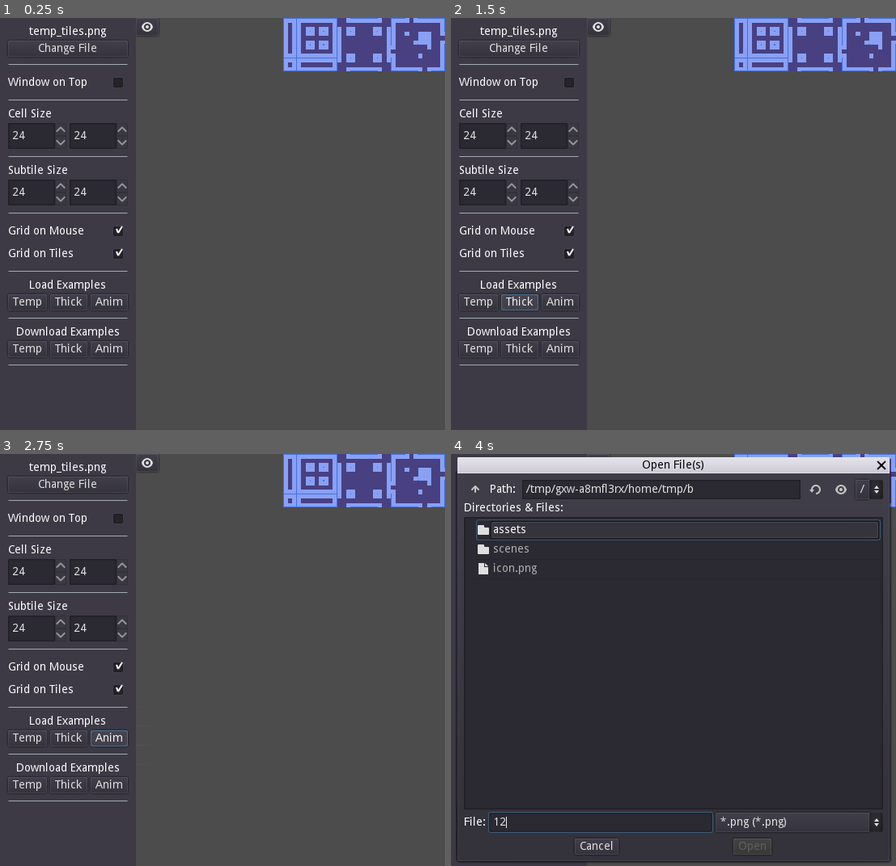
Above: before the commit, frames 1-4 (two rows, left to right).
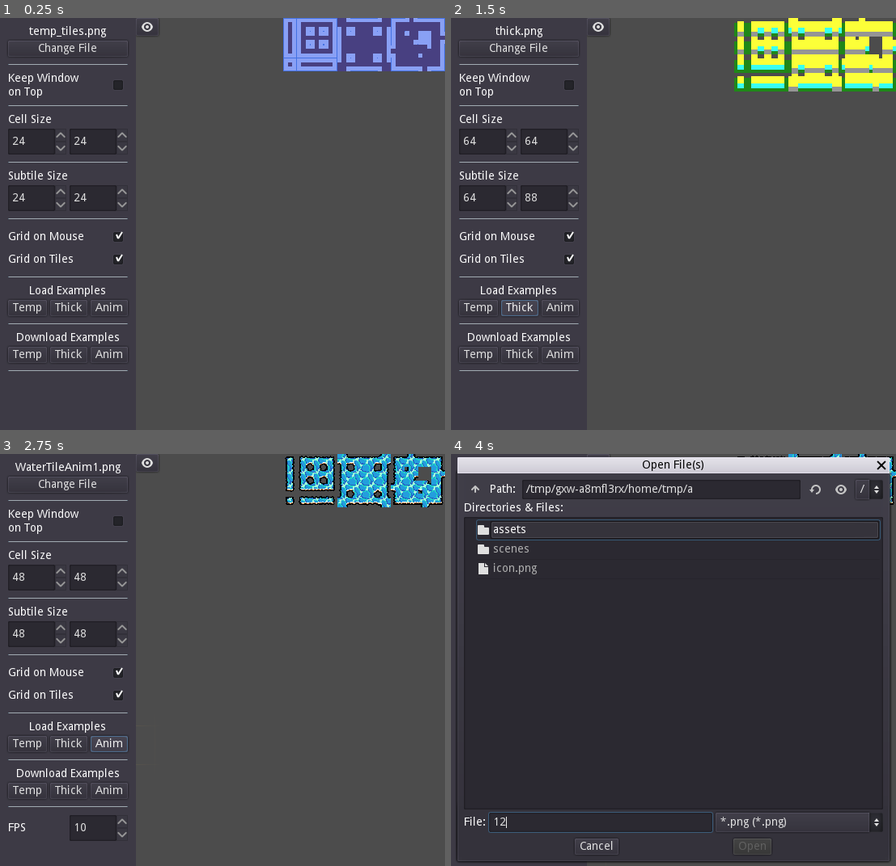
Above: after the commit, the same moments.

Repository: SuddenlyNothing/autotile-tester
Game: Godot game, scene res://scenes/Main.tscn
Same seed, same stepped clock (60 frames per second), same inputs: the game is played once before the commit and once after it.
Inputs (mouse positions are in pixels of both pictures, inside the frame that each line leads up to):
- Up to frame 1 (0.25 s): no input
- Up to frame 2 (1.5 s): click "Temp" at 0.5 s; click "Thick" at 1.25 s
- Up to frame 3 (2.75 s): click "Anim" at 2 s
- Up to frame 4 (4 s): click "Change File" at 2.75 s; click (602, 820) at 3.52 s; type "12" at 3.6 s

The runs differ from the first frame. In frame 1, 3.8% of the frame differs, in the area x 1-100%, y 0-86%; in frame 2, 10%; in frame 3, 8.9%; in frame 4, 0.5%.

Commit message:
Add presets

Diff:
--- a/project.godot
+++ b/project.godot
@@ -54,4 +54,5 @@
 
 [rendering]
 
+2d/snapping/use_gpu_pixel_snap=true
 environment/default_environment="res://default_env.tres"
--- a/scenes/AutotileTester.gd
+++ b/scenes/AutotileTester.gd
@@ -254,3 +254,4 @@
 
 func _on_Controls_subtile_size_changed(subtile_size: Vector2) -> void:
 	tile_set.autotile_set_size(0, subtile_size)
+	update_bitmask_region()
--- a/scenes/Controls.gd
+++ b/scenes/Controls.gd
@@ -17,6 +17,10 @@
 var modified_time := -1
 var curr_fps := 10
 
+export(String, FILE, "*.png") var temp
+export(String, FILE, "*.png") var thick
+export(Array, String, FILE, "*.png") var anim
+
 export var cell_size := Vector2(24, 24)
 export var subtile_size := Vector2(24, 24)
 
@@ -27,6 +31,10 @@
 onready var fps: HBoxContainer = $"%FPS"
 onready var controls: MarginContainer = $"%Controls"
 onready var toggle_visibility: Button = $"%ToggleVisibility"
+onready var cell_size_x: HBoxContainer = $"%CellSizeX"
+onready var cell_size_y: HBoxContainer = $"%CellSizeY"
+onready var subtile_size_x: HBoxContainer = $"%SubtileSizeX"
+onready var subtile_size_y: HBoxContainer = $"%SubtileSizeY"
 
 
 func _ready() -> void:
@@ -155,21 +163,45 @@
 	curr_fps = number
 
 
-func _on_Temp_pressed() -> void:
-	pass # Replace with function body.
-
-
-func _on_Thick_pressed() -> void:
-	pass # Replace with function body.
-
-
-func _on_Anim_pressed() -> void:
-	pass # Replace with function body.
-
-
 func _on_ToggleVisibility_pressed() -> void:
 	controls.visible = not controls.visible
 	if controls.visible:
 		toggle_visibility.icon = Visible
 	else:
 		toggle_visibility.icon = Hidden
+
+
+func _on_PresetsTemp_pressed() -> void:
+	load_texture_path(temp)
+	cell_size_x.num = 24
+	cell_size_y.num = 24
+	subtile_size_x.num = 24
+	subtile_size_y.num = 24
+
+
+func _on_PresetsThick_pressed() -> void:
+	load_texture_path(thick)
+	cell_size_x.num = 64
+	cell_size_y.num = 64
+	subtile_size_x.num = 64
+	subtile_size_y.num = 88
+
+
+func _on_PresetsAnim_pressed() -> void:
+	load_animated_texture_paths(anim)
+	cell_size_x.num = 48
+	cell_size_y.num = 48
+	subtile_size_x.num = 48
+	subtile_size_y.num = 48
+
+
+func _on_DownloadTemp_pressed() -> void:
+	pass # Replace with function body.
+
+
+func _on_DownloadThick_pressed() -> void:
+	pass # Replace with function body.
+
+
+func _on_DownloadAnim_pressed() -> void:
+	pass # Replace with function body.
--- a/scenes/Controls.tscn
+++ b/scenes/Controls.tscn
@@ -11,6 +11,9 @@
 mouse_filter = 2
 script = ExtResource( 1 )
 curr_file = "res://assets/temp_tiles.png"
+temp = "res://assets/temp_tiles.png"
+thick = "res://assets/thick.png"
+anim = [ "res://assets/WaterTileAnim1.png", "res://assets/WaterTileAnim2.png", "res://assets/WaterTileAnim3.png", "res://assets/WaterTileAnim4.png", "res://assets/WaterTileAnim5.png", "res://assets/WaterTileAnim6.png", "res://assets/WaterTileAnim7.png", "res://assets/WaterTileAnim8.png", "res://assets/WaterTileAnim9.png", "res://assets/WaterTileAnim10.png", "res://assets/WaterTileAnim11.png", "res://assets/WaterTileAnim12.png" ]
 
 [node name="FileDialog" type="FileDialog" parent="."]
 unique_name_in_owner = true
@@ -34,6 +37,7 @@
 [node name="H" type="HBoxContainer" parent="."]
 anchor_bottom = 1.0
 margin_right = 168.0
+mouse_filter = 2
 custom_constants/separation = 0
 
 [node name="Controls" type="MarginContainer" parent="H"]
@@ -96,36 +100,36 @@
 [node name="OnTop" type="VBoxContainer" parent="H/Controls/M/V"]
 margin_top = 58.0
 margin_right = 148.0
-margin_bottom = 82.0
+margin_bottom = 89.0
 
 [node name="H" type="HBoxContainer" parent="H/Controls/M/V/OnTop"]
 margin_right = 148.0
-margin_bottom = 24.0
+margin_bottom = 31.0
 
 [node name="Label" type="Label" parent="H/Controls/M/V/OnTop/H"]
-margin_top = 5.0
 margin_right = 120.0
-margin_bottom = 19.0
-size_flags_horizontal = 3
-text = "Window on Top"
+margin_bottom = 31.0
+size_flags_horizontal = 3
+text = "Keep Window
+on Top"
 autowrap = true
 
 [node name="WindowOnTop" type="CheckBox" parent="H/Controls/M/V/OnTop/H"]
 margin_left = 124.0
 margin_right = 148.0
-margin_bottom = 24.0
+margin_bottom = 31.0
 
 [node name="S4" type="HSeparator" parent="H/Controls/M/V"]
-margin_top = 92.0
-margin_right = 148.0
-margin_bottom = 92.0
+margin_top = 99.0
+margin_right = 148.0
+margin_bottom = 99.0
 mouse_filter = 2
 custom_constants/separation = 0
 
 [node name="CellSize" type="VBoxContainer" parent="H/Controls/M/V"]
-margin_top = 102.0
-margin_right = 148.0
-margin_bottom = 152.0
+margin_top = 109.0
+margin_right = 148.0
+margin_bottom = 159.0
 
 [node name="Label" type="Label" parent="H/Controls/M/V/CellSize"]
 margin_right = 148.0
@@ -137,13 +141,15 @@
 margin_right = 148.0
 margin_bottom = 50.0
 
-[node name="X" parent="H/Controls/M/V/CellSize/H" instance=ExtResource( 4 )]
+[node name="CellSizeX" parent="H/Controls/M/V/CellSize/H" instance=ExtResource( 4 )]
+unique_name_in_owner = true
 anchor_right = 0.0
 anchor_bottom = 0.0
 margin_right = 72.0
 margin_bottom = 32.0
 
-[node name="Y" parent="H/Controls/M/V/CellSize/H" instance=ExtResource( 4 )]
+[node name="CellSizeY" parent="H/Controls/M/V/CellSize/H" instance=ExtResource( 4 )]
+unique_name_in_owner = true
 anchor_right = 0.0
 anchor_bottom = 0.0
 margin_left = 76.0
@@ -151,16 +157,16 @@
 margin_bottom = 32.0
 
 [node name="S5" type="HSeparator" parent="H/Controls/M/V"]
-margin_top = 162.0
-margin_right = 148.0
-margin_bottom = 162.0
+margin_top = 169.0
+margin_right = 148.0
+margin_bottom = 169.0
 mouse_filter = 2
 custom_constants/separation = 0
 
 [node name="SubtileSize" type="VBoxContainer" parent="H/Controls/M/V"]
-margin_top = 172.0
-margin_right = 148.0
-margin_bottom = 222.0
+margin_top = 179.0
+margin_right = 148.0
+margin_bottom = 229.0
 
 [node name="Label" type="Label" parent="H/Controls/M/V/SubtileSize"]
 margin_right = 148.0
@@ -173,13 +179,15 @@
 margin_bottom = 50.0
 rect_pivot_offset = Vector2( -74, 58 )
 
-[node name="X" parent="H/Controls/M/V/SubtileSize/H" instance=ExtResource( 4 )]
+[node name="SubtileSizeX" parent="H/Controls/M/V/SubtileSize/H" instance=ExtResource( 4 )]
+unique_name_in_owner = true
 anchor_right = 0.0
 anchor_bottom = 0.0
 margin_right = 72.0
 margin_bottom = 32.0
 
-[node name="Y" parent="H/Controls/M/V/SubtileSize/H" instance=ExtResource( 4 )]
+[node name="SubtileSizeY" parent="H/Controls/M/V/SubtileSize/H" instance=ExtResource( 4 )]
+unique_name_in_owner = true
 anchor_right = 0.0
 anchor_bottom = 0.0
 margin_left = 76.0
@@ -187,16 +195,16 @@
 margin_bottom = 32.0
 
 [node name="S6" type="HSeparator" parent="H/Controls/M/V"]
-margin_top = 232.0
-margin_right = 148.0
-margin_bottom = 232.0
+margin_top = 239.0
+margin_right = 148.0
+margin_bottom = 239.0
 mouse_filter = 2
 custom_constants/separation = 0
 
 [node name="DisplayGrid" type="VBoxContainer" parent="H/Controls/M/V"]
-margin_top = 242.0
-margin_right = 148.0
-margin_bottom = 294.0
+margin_top = 249.0
+margin_right = 148.0
+margin_bottom = 301.0
 
 [node name="V" type="VBoxContainer" parent="H/Controls/M/V/DisplayGrid"]
 margin_right = 148.0
@@ -262,16 +270,16 @@
 tick_count = 5
 
 [node name="S3" type="HSeparator" parent="H/Controls/M/V"]
-margin_top = 304.0
-margin_right = 148.0
-margin_bottom = 304.0
+margin_top = 311.0
+margin_right = 148.0
+margin_bottom = 311.0
 mouse_filter = 2
 custom_constants/separation = 0
 
 [node name="Presets" type="VBoxContainer" parent="H/Controls/M/V"]
-margin_top = 314.0
-margin_right = 148.0
-margin_bottom = 352.0
+margin_top = 321.0
+margin_right = 148.0
+margin_bottom = 359.0
 
 [node name="Label" type="Label" parent="H/Controls/M/V/Presets"]
 margin_right = 148.0
@@ -305,16 +313,16 @@
 text = "Anim"
 
 [node name="S8" type="HSeparator" parent="H/Controls/M/V"]
-margin_top = 362.0
-margin_right = 148.0
-margin_bottom = 362.0
+margin_top = 369.0
+margin_right = 148.0
+margin_bottom = 369.0
 mouse_filter = 2
 custom_constants/separation = 0
 
 [node name="Download" type="VBoxContainer" parent="H/Controls/M/V"]
-margin_top = 372.0
-margin_right = 148.0
-margin_bottom = 410.0
+margin_top = 379.0
+margin_right = 148.0
+margin_bottom = 417.0
 
 [node name="Label" type="Label" parent="H/Controls/M/V/Download"]
 margin_right = 148.0
@@ -348,18 +356,18 @@
 text = "Anim"
 
 [node name="S7" type="HSeparator" parent="H/Controls/M/V"]
-margin_top = 420.0
-margin_right = 148.0
-margin_bottom = 420.0
+margin_top = 427.0
+margin_right = 148.0
+margin_bottom = 427.0
 mouse_filter = 2
 custom_constants/separation = 0
 
 [node name="FPS" type="HBoxContainer" parent="H/Controls/M/V"]
 unique_name_in_owner = true
 visible = false
-margin_top = 430.0
-margin_right = 148.0
-margin_bottom = 462.0
+margin_top = 437.0
+margin_right = 148.0
+margin_bottom = 469.0
 
 [node name="Label" type="Label" parent="H/Controls/M/V/FPS"]
 margin_top = 9.0
@@ -374,7 +382,7 @@
 margin_right = 148.0
 margin_bottom = 32.0
 size_flags_horizontal = 10
-start_num = 10
+num = 10
 
 [node name="ToggleVisibility" type="Button" parent="H"]
 unique_name_in_owner = true
@@ -395,6 +403,7 @@
 margin_left = -200.0
 margin_bottom = 200.0
 rect_min_size = Vector2( 200, 200 )
+mouse_filter = 2
 
 [node name="TilesTexture" type="TextureRect" parent="M2"]
 unique_name_in_owner = true
@@ -411,20 +420,20 @@
 [connection signal="files_selected" from="FileDialog" to="." method="_on_FileDialog_files_selected"]
 [connection signal="pressed" from="H/Controls/M/V/ChangeFile/ChangeFile" to="." method="_on_ChangeFile_pressed"]
 [connection signal="toggled" from="H/Controls/M/V/OnTop/H/WindowOnTop" to="." method="_on_WindowOnTop_toggled"]
-[connection signal="number_changed" from="H/Controls/M/V/CellSize/H/X" to="." method="_on_CellSizeX_number_changed"]
-[connection signal="number_changed" from="H/Controls/M/V/CellSize/H/Y" to="." method="_on_CellSizeY_number_changed"]
-[connection signal="number_changed" from="H/Controls/M/V/SubtileSize/H/X" to="." method="_on_SubtileSizeX_number_changed"]
-[connection signal="number_changed" from="H/Controls/M/V/SubtileSize/H/Y" to="." method="_on_SubtileSizeY_number_changed"]
+[connection signal="number_changed" from="H/Controls/M/V/CellSize/H/CellSizeX" to="." method="_on_CellSizeX_number_changed"]
+[connection signal="number_changed" from="H/Controls/M/V/CellSize/H/CellSizeY" to="." method="_on_CellSizeY_number_changed"]
+[connection signal="number_changed" from="H/Controls/M/V/SubtileSize/H/SubtileSizeX" to="." method="_on_SubtileSizeX_number_changed"]
+[connection signal="number_changed" from="H/Controls/M/V/SubtileSize/H/SubtileSizeY" to="." method="_on_SubtileSizeY_number_changed"]
 [connection signal="toggled" from="H/Controls/M/V/DisplayGrid/V/H/MouseGrid" to="." method="_on_MouseGrid_toggled"]
 [connection signal="value_changed" from="H/Controls/M/V/DisplayGrid/V/MouseStrength" to="." method="_on_MouseStrength_value_changed"]
 [connection signal="toggled" from="H/Controls/M/V/DisplayGrid/V2/H2/TilesGrid" to="." method="_on_TilesGrid_toggled"]
 [connection signal="value_changed" from="H/Controls/M/V/DisplayGrid/V2/TilesStrength" to="." method="_on_TilesStrength_value_changed"]
-[connection signal="pressed" from="H/Controls/M/V/Presets/H/Temp" to="." method="_on_Temp_pressed"]
-[connection signal="pressed" from="H/Controls/M/V/Presets/H/Thick" to="." method="_on_Thick_pressed"]
-[connection signal="pressed" from="H/Controls/M/V/Presets/H/Anim" to="." method="_on_Anim_pressed"]
-[connection signal="pressed" from="H/Controls/M/V/Download/H/Temp" to="." method="_on_Temp_pressed"]
-[connection signal="pressed" from="H/Controls/M/V/Download/H/Thick" to="." method="_on_Thick_pressed"]
-[connection signal="pressed" from="H/Controls/M/V/Download/H/Anim" to="." method="_on_Anim_pressed"]
+[connection signal="pressed" from="H/Controls/M/V/Presets/H/Temp" to="." method="_on_PresetsTemp_pressed"]
+[connection signal="pressed" from="H/Controls/M/V/Presets/H/Thick" to="." method="_on_PresetsThick_pressed"]
+[connection signal="pressed" from="H/Controls/M/V/Presets/H/Anim" to="." method="_on_PresetsAnim_pressed"]
+[connection signal="pressed" from="H/Controls/M/V/Download/H/Temp" to="." method="_on_DownloadTemp_pressed"]
+[connection signal="pressed" from="H/Controls/M/V/Download/H/Thick" to="." method="_on_DownloadThick_pressed"]
+[connection signal="pressed" from="H/Controls/M/V/Download/H/Anim" to="." method="_on_DownloadAnim_pressed"]
 [connection signal="number_changed" from="H/Controls/M/V/FPS/FPS" to="." method="_on_FPS_number_changed"]
 [connection signal="pressed" from="H/ToggleVisibility" to="." method="_on_ToggleVisibility_pressed"]
 [connection signal="timeout" from="GetModifiedTime" to="." method="_on_GetModifiedTime_timeout"]
--- a/scenes/editor/GridSprite.gd
+++ b/scenes/editor/GridSprite.gd
@@ -10,6 +10,8 @@
 
 
 func _draw() -> void:
+	if cell_size.x == 0 or cell_size.y == 0:
+		return
 	for i in (camera_size.x / cell_size.x):
 		draw_line(Vector2(i * cell_size.x, 0), Vector2(i * cell_size.x,
 				camera_size.y), Color(1, 0.647059, 0, 0.2), 1.0)
--- a/scenes/editor/NumEdit.gd
+++ b/scenes/editor/NumEdit.gd
@@ -3,7 +3,7 @@
 
 signal number_changed(number)
 
-export(int) var start_num := 24 setget set_start_num
+export(int) var num := 24 setget set_num
 
 var previous_number: int
 
@@ -13,12 +13,12 @@
 
 func _ready() -> void:
 	if not Engine.editor_hint:
-		previous_number = start_num
+		previous_number = num
 		line_edit.text = str(previous_number)
 
 
-func set_start_num(val: int) -> void:
-	start_num = val
+func set_num(val: int) -> void:
+	num = val
 	if line_edit:
 		line_edit.text = str(val)
 		if not Engine.editor_hint and previous_number != val:
Binary file added: assets/WaterTileAnim1.png
Not shown, added: assets/WaterTileAnim1.png.import
Binary file added: assets/WaterTileAnim10.png
Not shown, added: assets/WaterTileAnim10.png.import
Binary file added: assets/WaterTileAnim11.png
Not shown, added: assets/WaterTileAnim11.png.import
Binary file added: assets/WaterTileAnim12.png
Not shown, added: assets/WaterTileAnim12.png.import
Binary file added: assets/WaterTileAnim2.png
Not shown, added: assets/WaterTileAnim2.png.import
Binary file added: assets/WaterTileAnim3.png
Not shown, added: assets/WaterTileAnim3.png.import
(and 12 more such lines)
